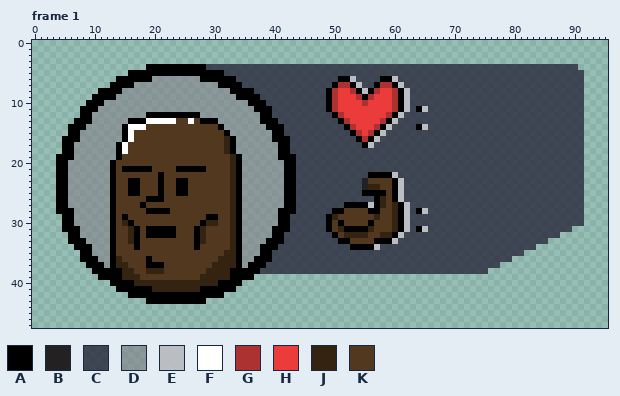
File history of a pixel-art file, OpenGlTest/Assets/TikeMyson_UI.aseprite. Above is the file before it was changed.
96x48 pixels, 4 frames. Shown: frame 1. The commit also changed other frames, which this record leaves out.
Visible layers, top first: "Layer 3", "ui items", "ui shadow" opacity 65%, "Layer 5".
Palette (. is transparent): A #000000  B #242122  C #222034c0  D #847e8793  E #bfbfc5e9  F #ffffff  G #ac3232  H #ec3b3b  J #342311  K #52381e
Pixels before, frame 1 (only the part around the change), first column x 73:
 0 .......................
 1 .......................
 2 .......................
 3 .......................
 4 CCCCCCCCCCCCCCCCCC.....
 5 CCCCCCCCCCCCCCCCCCC....
 6 CCCCCCCCCCCCCCCCCCC....
 7 CCCCCCCCCCCCCCCCCCC....
 8 CCCCCCCCCCCCCCCCCCC....
 9 CCCCCCCCCCCCCCCCCCC....
10 CCCCCCCCCCCCCCCCCCC....
11 CCCCCCCCCCCCCCCCCCC....
12 CCCCCCCCCCCCCCCCCCC....
13 CCCCCCCCCCCCCCCCCCC....
14 CCCCCCCCCCCCCCCCCCC....
15 CCCCCCCCCCCCCCCCCCC....
16 CCCCCCCCCCCCCCCCCCC....
17 CCCCCCCCCCCCCCCCCCC....
18 CCCCCCCCCCCCCCCCCCC....
19 CCCCCCCCCCCCCCCCCCC....
20 CCCCCCCCCCCCCCCCCCC....
21 CCCCCCCCCCCCCCCCCCC....
22 CCCCCCCCCCCCCCCCCCC....
23 CCCCCCCCCCCCCCCCCCC....
24 CCCCCCCCCCCCCCCCCCC....
25 CCCCCCCCCCCCCCCCCCC....
26 CCCCCCCCCCCCCCCCCCC....
27 CCCCCCCCCCCCCCCCCCC....
28 CCCCCCCCCCCCCCCCCCC....
29 CCCCCCCCCCCCCCCCCCC....
30 CCCCCCCCCCCCCCCCCCC....
31 CCCCCCCCCCCCCCCCC......
32 CCCCCCCCCCCCCCC........
33 CCCCCCCCCCCCC..........
34 CCCCCCCCCCC............
35 CCCCCCCCC..............
36 CCCCCCC................
37 CCCCC..................
38 CCC....................
39 .......................
40 .......................
41 .......................
42 .......................
43 .......................
44 .......................
45 .......................
46 .......................
47 .......................
Now the later version:
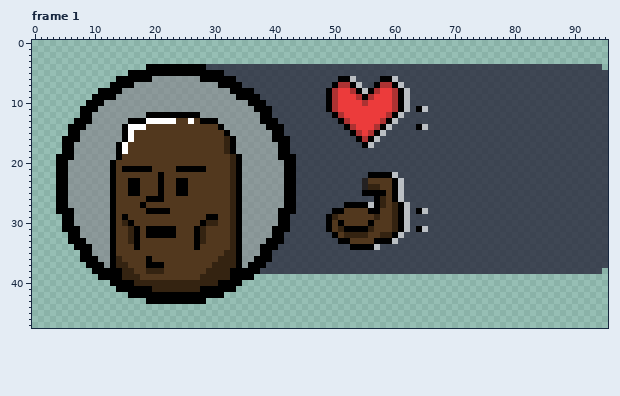
Difference:
Changed rows in their new state; - is an unchanged pixel.
Frame 1, layer "Layer 5":
first column x 76:
 4 ---------------CCCC-
 5 ----------------CCCC
 6 ----------------CCCC
 7 ----------------CCCC
 8 ----------------CCCC
 9 ----------------CCCC
10 ----------------CCCC
11 ----------------CCCC
12 ----------------CCCC
13 ----------------CCCC
14 ----------------CCCC
15 ----------------CCCC
16 ----------------CCCC
17 ----------------CCCC
18 ----------------CCCC
19 ----------------CCCC
20 ----------------CCCC
21 ----------------CCCC
22 ----------------CCCC
23 ----------------CCCC
24 ----------------CCCC
25 ----------------CCCC
26 ----------------CCCC
27 ----------------CCCC
28 ----------------CCCC
29 ----------------CCCC
30 ----------------CCCC
31 --------------CCCCCC
32 ------------CCCCCCCC
33 ----------CCCCCCCCCC
34 --------CCCCCCCCCCCC
35 ------CCCCCCCCCCCCCC
36 ----CCCCCCCCCCCCCCCC
37 --CCCCCCCCCCCCCCCCCC
38 CCCCCCCCCCCCCCCCCCC-
